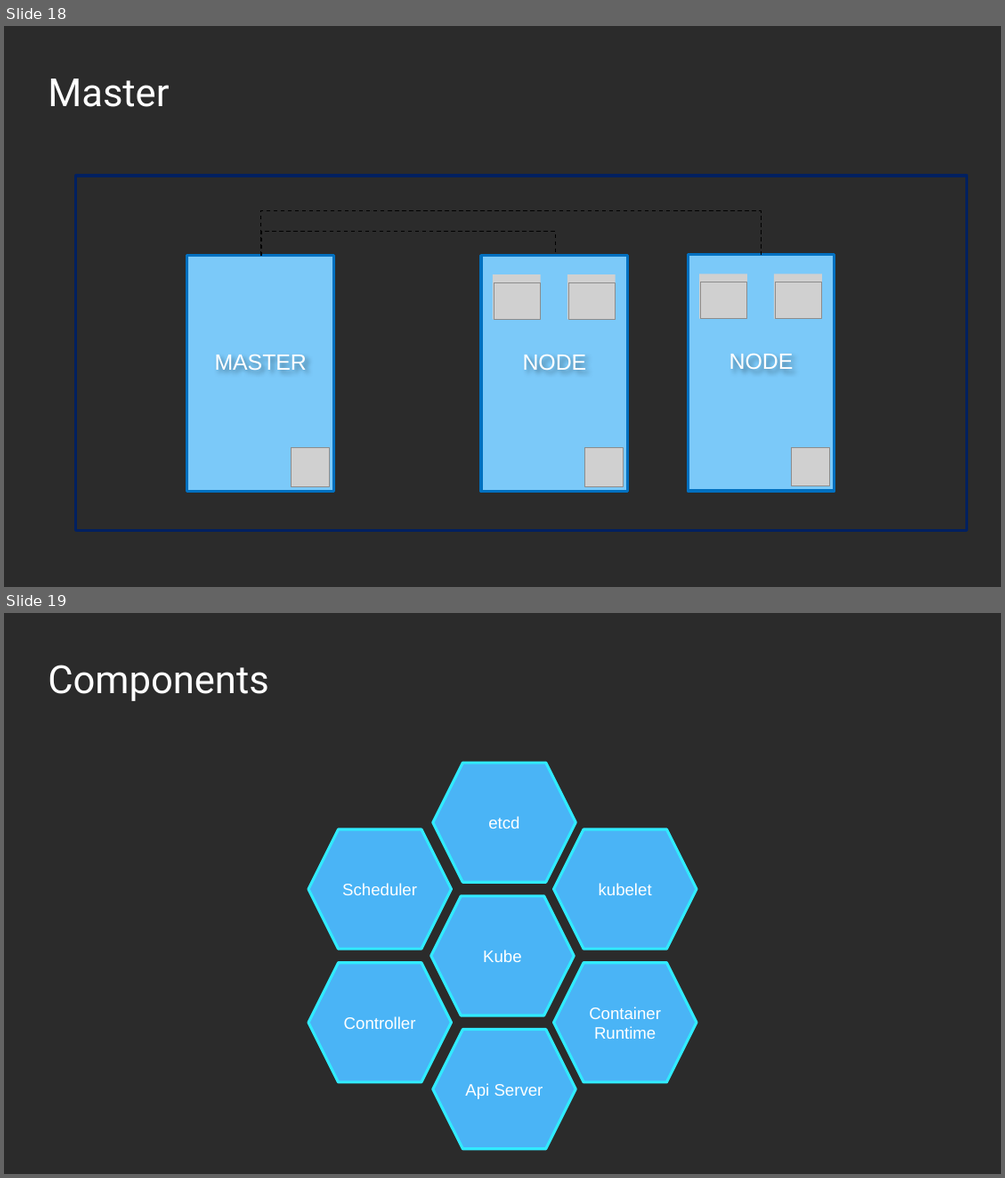
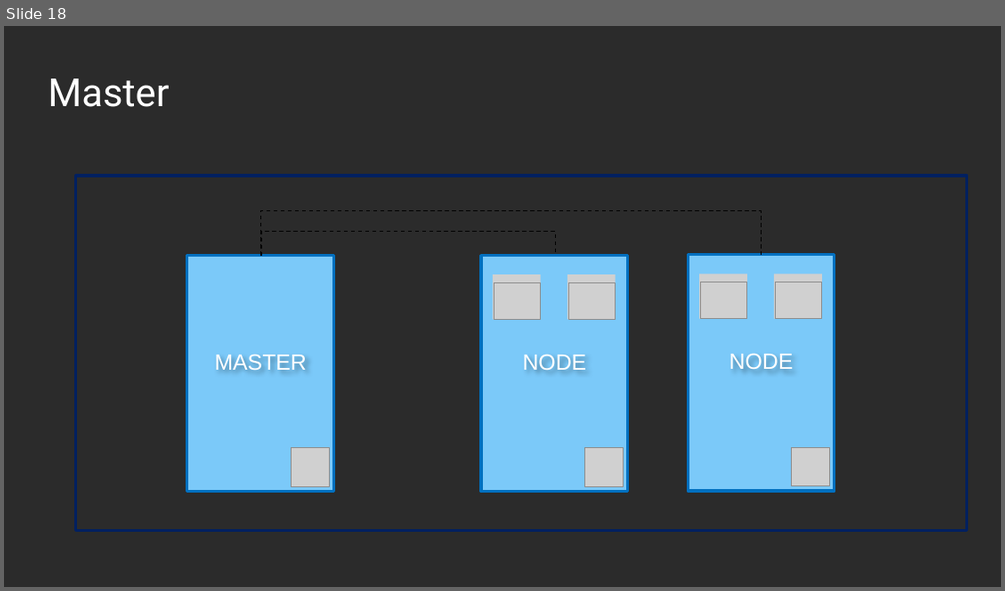
Before and after one commit to tungvt-my-personal-project/learn-kubernetes, a slide deck: slide-dao-tao/Kubernetes-cho-người-mới-bắt-đầu.pptx. Shown one above the other, each under a label of ours: slides 18 and 19 before the commit, slide 18 after it. The pictures are 1005x1178 and 1005x591 pixels, drawn with LibreOffice and Linux fonts; fonts in the diff are those of the drawing; grey boxes stand for pictures; background and template pictures are left out; a plain dark background stands for a picture behind light text. Boxes give left, top, right and bottom in pixels: in the first picture for what was removed or moved away, otherwise in the second. Text is boxed around its words. In the diff, an @@ line names an element or a change of style, - is before the commit and + after.

```diff
--- a/slide-dao-tao/Kubernetes-cho-người-mới-bắt-đầu.pptx
+++ b/slide-dao-tao/Kubernetes-cho-người-mới-bắt-đầu.pptx
@@ slide 19 removed at <box>4,613,1001,1174</box>, background picture (left out) @@
@@ title removed at <box>48,665,268,701</box> @@
-Components
@@ group removed at <box>308,763,696,1150</box>: 7 hexagons @@
-Scheduler
-etcd
-Kube
-kubelet
-Controller
-Api Server
-Container Runtime
```
Also in this commit, not shown: 9 slides added.
